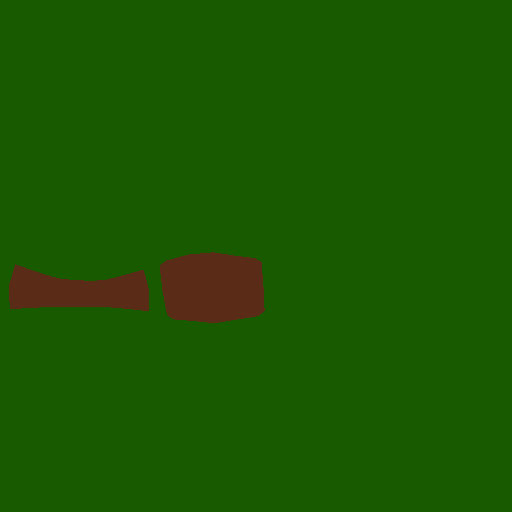
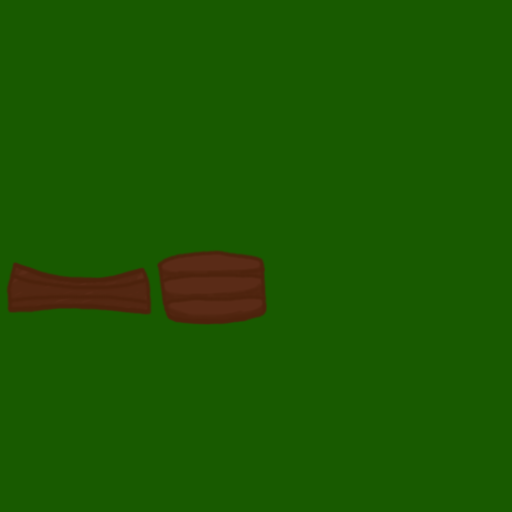
Layer changes from the first 512px x 512px image to the second:
added layer "Pad_lines" above "Pad_shading" over 6, 250, 268, 325
added layer "Pad_shading" above "Pad" over 9, 262, 268, 323
